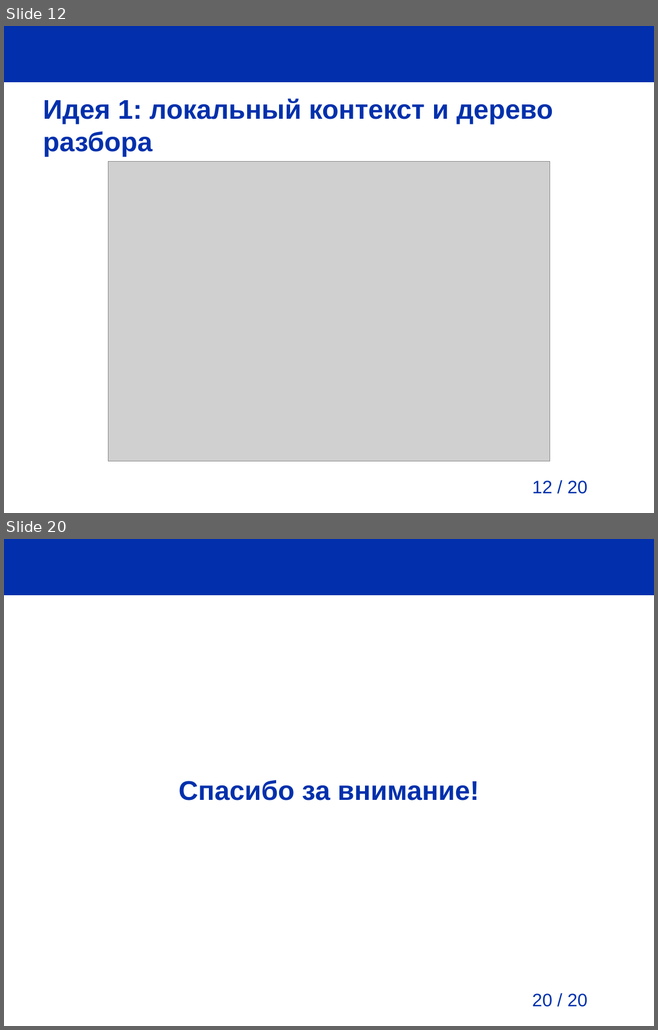
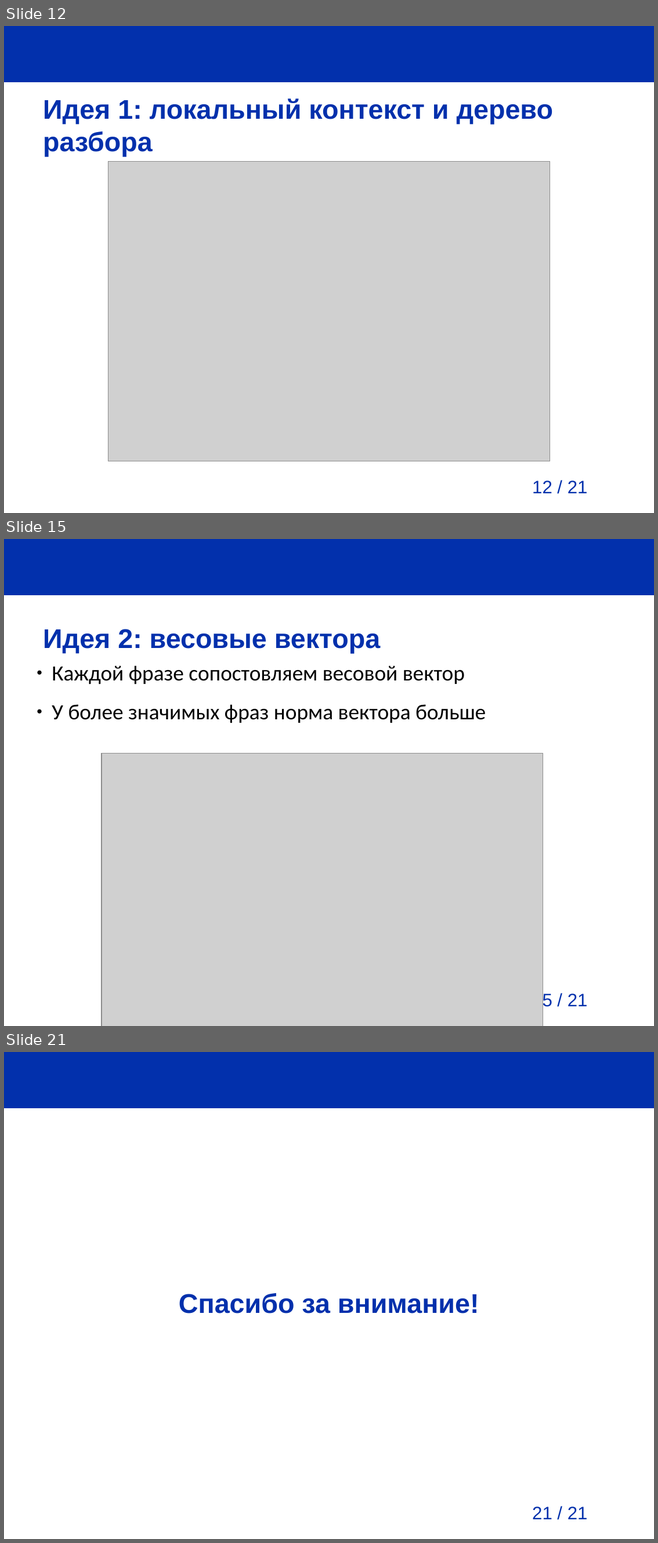
Before and after one commit to pva701/bachelor-thesis, a slide deck: presentation/presentation.odp. Shown one above the other, each under a label of ours: slides 12 and 20 before the commit, slides 12, 15 and 21 after it; the slides between them are not shown. The pictures are 658x1030 and 658x1543 pixels, drawn with LibreOffice and Linux fonts; fonts in the diff are those of the drawing; grey boxes stand for pictures; background and template pictures are left out. Boxes give left, top, right and bottom in pixels: in the first picture for what was removed or moved away, otherwise in the second. Text is boxed around its words. In the diff, an @@ line names an element or a change of style, - is before the commit and + after.

```diff
--- a/presentation/presentation.odp
+++ b/presentation/presentation.odp
@@ slide 15 added at (4, 539, 654, 1026), background #FFFFFF; not listed: 2 template elements that a slide beside it also shows @@
@@ title added at (43, 629, 380, 654), 30 pt, text #0230AC, bold @@
+Идея 2: весовые вектора
@@ text added at (52, 665, 485, 723), 24 pt, text #000000 @@
+● Каждой фразе сопостовляем весовой вектор
+● У более значимых фраз норма вектора больше
@@ picture added at (101, 754, 542, 1026) @@
@@ page number at (532, 481, 587, 493): text changed @@
-12 / 20
+12 / 21
@@ what was slide 20 is now slide 21 @@
@@ page number at (532, 1507, 587, 1519): text changed @@
-20 / 20
+21 / 21
```
Also in this commit, not shown: 6 slides changed, 3 other slides added, 3 slides removed, 3 other files.
